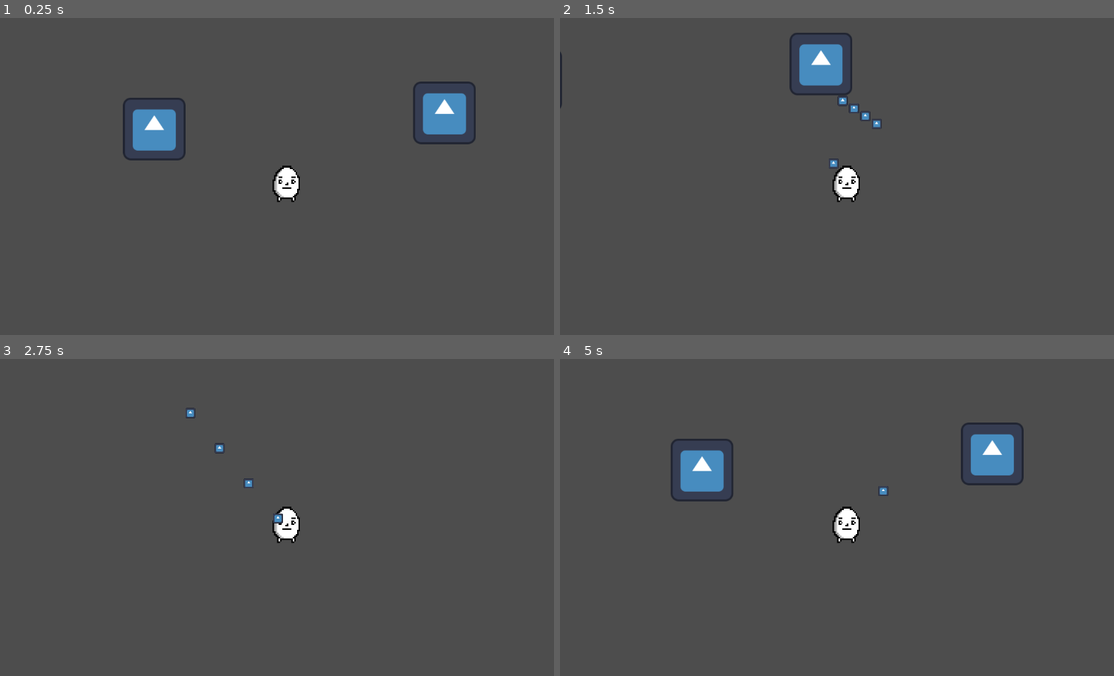
Above: before the commit, frames 1-4 (two rows, left to right).
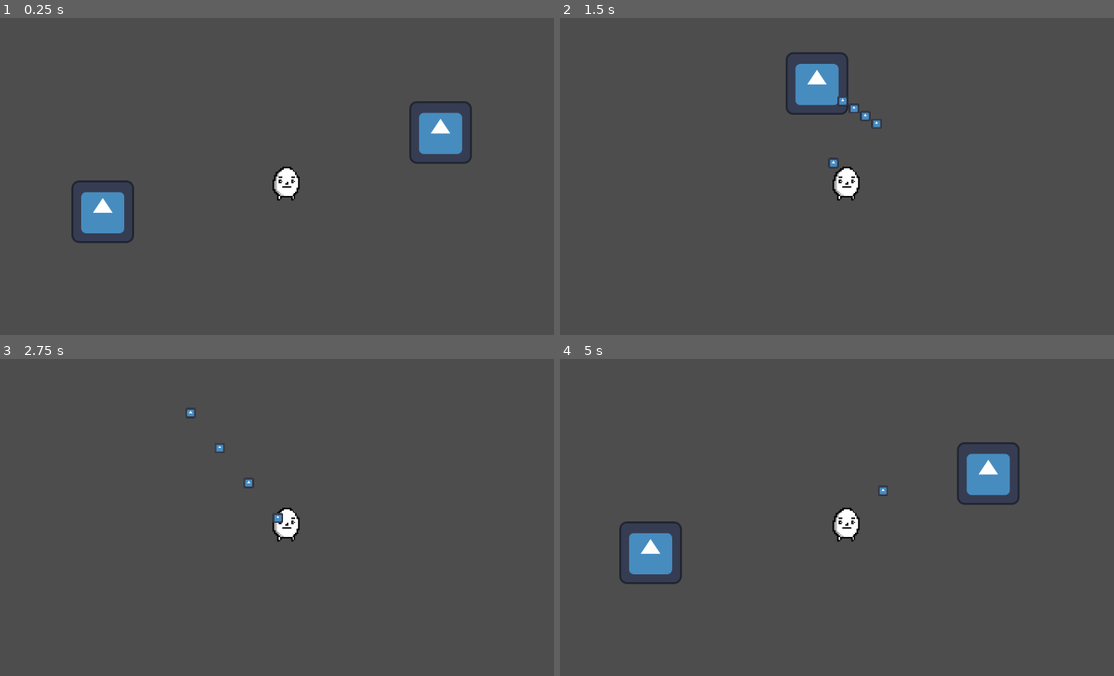
Above: after the commit, the same moments.

Repository: Dimaregaisia1749/anima
Game: Godot game, scene res://scenes/main.tscn
Same seed, same stepped clock (60 frames per second), same inputs: the game is played once before the commit and once after it. The engine's default icon, where the game draws it, is replaced by a stand-in: a white triangle on a blue panel in a dark square.
Inputs (mouse positions are in pixels of both pictures, inside the frame that each line leads up to):
- Up to frame 1 (0.25 s): no input
- Up to frame 2 (1.5 s): tap Enter at 0.5 s; move the mouse to (964, 160) at 0.52 s; press the mouse at (964, 160) at 0.53 s; hold D (right) 0.53-1.28 s; move the mouse to (731, 192) at 1.27 s; release the mouse at (731, 192) at 1.28 s; hold S (down) from 1.28 s (still down); click (731, 192) at 1.35 s
- Up to frame 3 (2.75 s): move the mouse to (337, 447) at 2.02 s; release S (down) at 2.03 s; press the mouse at (337, 447) at 2.03 s; hold D (right) from 2.03 s (still down)
- Up to frame 4 (5 s): move the mouse to (814, 580) at 2.77 s; release D (right) at 2.78 s; release the mouse at (814, 580) at 2.78 s; hold W (up) 2.78-3.53 s; click (814, 580) at 2.85 s; move the mouse to (1008, 565) at 3.52 s; press the mouse at (1008, 565) at 3.53 s; hold A (left) from 3.53 s (still down); move the mouse to (670, 469) at 4.27 s; release the mouse at (670, 469) at 4.28 s; click (670, 469) at 4.35 s

The runs differ from the first frame. In frame 1, 4.4% of the frame differs, in the area x 12-86%, y 20-72%; in frame 2, 1.8%; in frame 3, 0.2%; in frame 4, 4.4%, in the area x 10-84%, y 20-72%.

Commit message:
final fixes
fixed shitfiles according to code convention

Diff:
--- a/project.godot
+++ b/project.godot
@@ -11,7 +11,7 @@
 [application]
 
 config/name="anima"
-run/main_scene="res://scenes/main.tscn"
+run/main_scene="res://scenes/Main.tscn"
 config/features=PackedStringArray("4.1", "GL Compatibility")
 config/icon="res://icon.svg"
 
--- a/bullet.tscn
+++ b/scenes/Bullet.tscn
@@ -1,21 +1,20 @@
-[gd_scene load_steps=4 format=3 uid="uid://krp872a1d51"]
+[gd_scene load_steps=4 format=3 uid="uid://bha70x71wx2ab"]
 
-[ext_resource type="Texture2D" uid="uid://rst4ltg5viou" path="res://icon.svg" id="1_gt00s"]
-[ext_resource type="Script" path="res://bullet.gd" id="1_nnwy2"]
+[ext_resource type="Script" path="res://scripts/Bullet.gd" id="1_60fy8"]
+[ext_resource type="Texture2D" uid="uid://rst4ltg5viou" path="res://icon.svg" id="2_28vcg"]
 
 [sub_resource type="RectangleShape2D" id="RectangleShape2D_wy333"]
 size = Vector2(127, 124)
 
 [node name="bullet" type="CharacterBody2D"]
-position = Vector2(-2, 6)
 scale = Vector2(0.160001, 0.160001)
 collision_layer = 2
 collision_mask = 0
-script = ExtResource("1_nnwy2")
+script = ExtResource("1_60fy8")
 
 [node name="Icon" type="Sprite2D" parent="."]
 position = Vector2(1, 0)
-texture = ExtResource("1_gt00s")
+texture = ExtResource("2_28vcg")
 
 [node name="CollisionShape2D" type="CollisionShape2D" parent="."]
 position = Vector2(1.5, 1)
--- a/scenes/Player.tscn
+++ b/scenes/Player.tscn
@@ -1,8 +1,8 @@
 [gd_scene load_steps=5 format=3 uid="uid://dfahior2p7kff"]
 
-[ext_resource type="Script" path="res://scripts/PlayerMovement.gd" id="1_ju2kh"]
-[ext_resource type="PackedScene" uid="uid://de6sumvjs6hrj" path="res://wall.tscn" id="2_gyh2f"]
-[ext_resource type="Texture2D" path="res://sprites/hero.png" id="2_hfpdn"]
+[ext_resource type="Script" path="res://scripts/PlayerController.gd" id="1_jw3v8"]
+[ext_resource type="PackedScene" uid="uid://bha70x71wx2ab" path="res://scenes/Bullet.tscn" id="2_erbh4"]
+[ext_resource type="Texture2D" uid="uid://d3fh3c3ynwtsf" path="res://sprites/Hero.png" id="3_ndko3"]
 
 [sub_resource type="CapsuleShape2D" id="CapsuleShape2D_v22f0"]
 radius = 9.41226
@@ -10,14 +10,14 @@
 
 [node name="Player" type="CharacterBody2D"]
 scale = Vector2(2.77553, 2.8)
-script = ExtResource("1_ju2kh")
-bullet = ExtResource("2_gyh2f")
+script = ExtResource("1_jw3v8")
+bullet = ExtResource("2_erbh4")
 
 [node name="Sprite2D" type="Sprite2D" parent="."]
 texture_filter = 1
 position = Vector2(-0.142029, 0.827248)
 scale = Vector2(1.03353, 1.02259)
-texture = ExtResource("2_hfpdn")
+texture = ExtResource("3_ndko3")
 
 [node name="CollisionShape2D" type="CollisionShape2D" parent="."]
 position = Vector2(0, 3.40598e-07)
--- a/scenes/main.tscn
+++ b/scenes/main.tscn
@@ -1,19 +1,14 @@
-[gd_scene load_steps=4 format=3 uid="uid://crdlotjcsysxt"]
+[gd_scene load_steps=3 format=3 uid="uid://chattfc4dtgpb"]
 
 [ext_resource type="PackedScene" uid="uid://dfahior2p7kff" path="res://scenes/Player.tscn" id="1_525fw"]
-[ext_resource type="PackedScene" uid="uid://de6sumvjs6hrj" path="res://wall.tscn" id="2_r3jse"]
-[ext_resource type="PackedScene" uid="uid://krp872a1d51" path="res://bullet.tscn" id="2_wr6xt"]
+[ext_resource type="PackedScene" uid="uid://ci4hsgd5c0kjq" path="res://scenes/Wall.tscn" id="2_xmbth"]
 
-[node name="Node2D" type="Node2D"]
-position = Vector2(-4, 4)
+[node name="Main" type="Node2D"]
 
 [node name="Player" parent="." instance=ExtResource("1_525fw")]
-position = Vector2(482, 323)
-scale = Vector2(2.83826, 3.00391)
-bullet = ExtResource("2_wr6xt")
 
-[node name="wall" parent="." instance=ExtResource("2_r3jse")]
-position = Vector2(217, 218)
+[node name="wall" parent="." instance=ExtResource("2_xmbth")]
+position = Vector2(320, -97)
 
-[node name="wall2" parent="." instance=ExtResource("2_r3jse")]
-position = Vector2(810, 185)
+[node name="wall2" parent="." instance=ExtResource("2_xmbth")]
+position = Vector2(-370, 65)
Not shown: 2 places in scenes/Wall.tscn that only renumber resources
Renamed: bullet.gd -> scripts/Bullet.gd
Renamed: scripts/PlayerMovement.gd -> scripts/PlayerController.gd
Not shown, changed: sprites/hero.png.import
